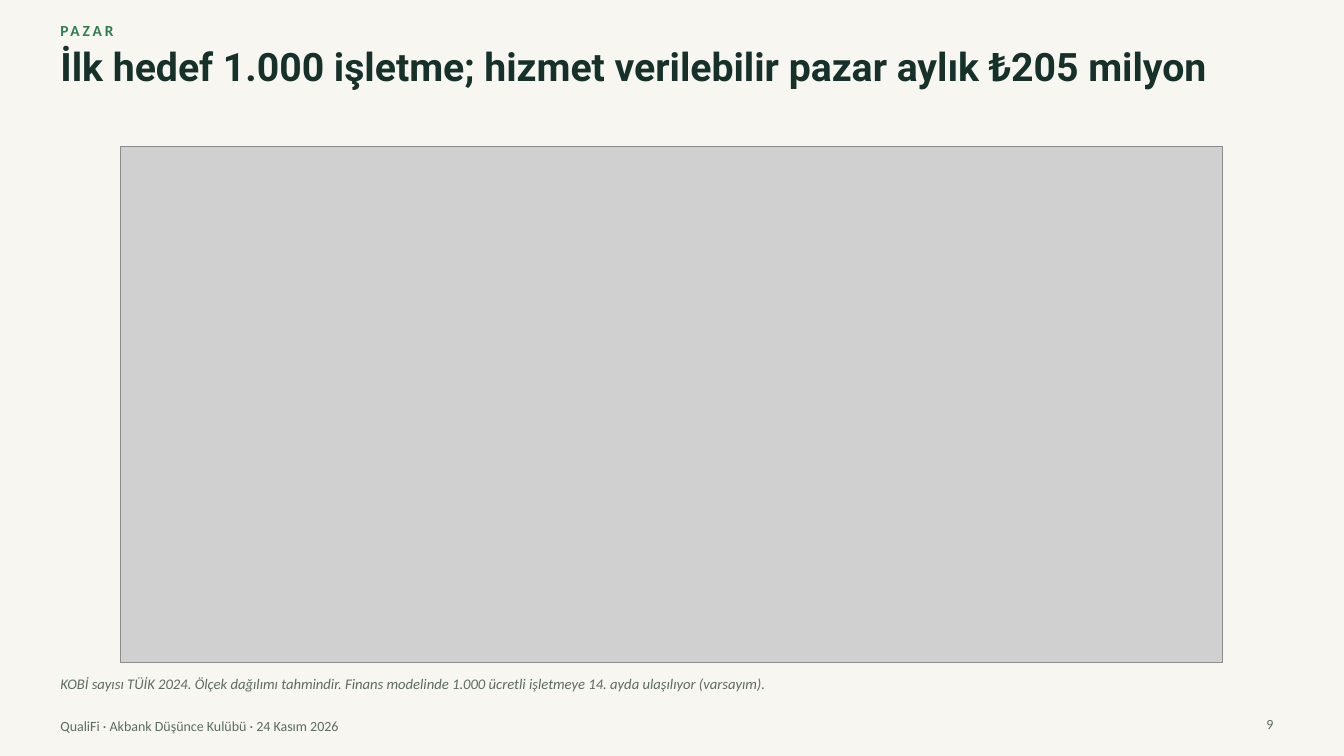
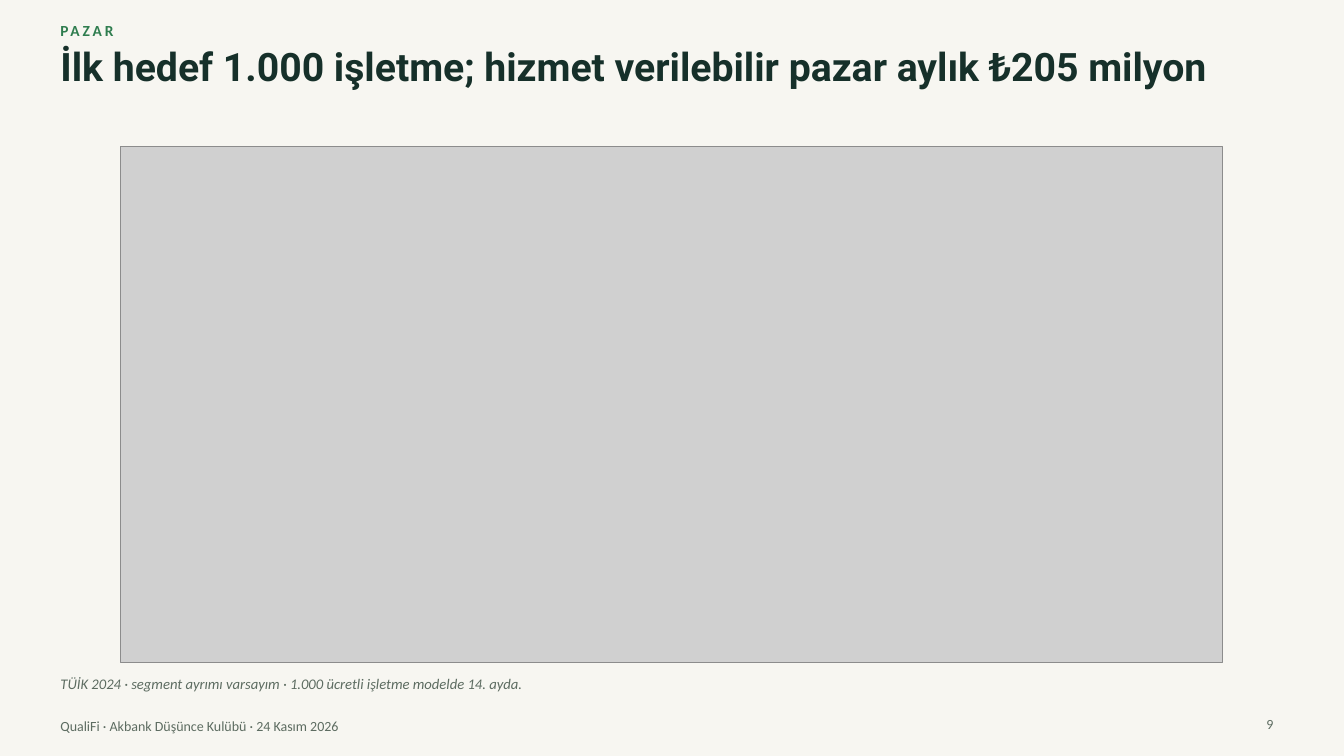
Before and after one commit to Talhaguler1/qualifi-41598058, a slide deck: slide 9 of marketing/presentation-2026-11-24/QualiFi-final-sunum.pptx. Drawn at 1344x756 pixels with LibreOffice and Linux fonts; fonts in the diff are those of the drawing; grey boxes stand for pictures. Boxes give left, top, right and bottom in pixels: in the first picture for what was removed or moved away, otherwise in the second. Text is boxed around its words. In the diff, an @@ line names an element or a change of style, - is before the commit and + after.

```diff
--- a/marketing/presentation-2026-11-24/QualiFi-final-sunum.pptx
+++ b/marketing/presentation-2026-11-24/QualiFi-final-sunum.pptx
@@ text at bbox=[60, 677, 522, 692]: text changed @@
-KOBİ sayısı TÜİK 2024. Ölçek dağılımı tahmindir. Finans modelinde 1.000 ücretli işletmeye 14. ayda ulaşılıyor (varsayım).
+TÜİK 2024 · segment ayrımı varsayım · 1.000 ücretli işletme modelde 14. ayda.
```
Also in this commit, not shown: 9 other slides changed, 1 slide added, 1 slide removed, 8 other files.
